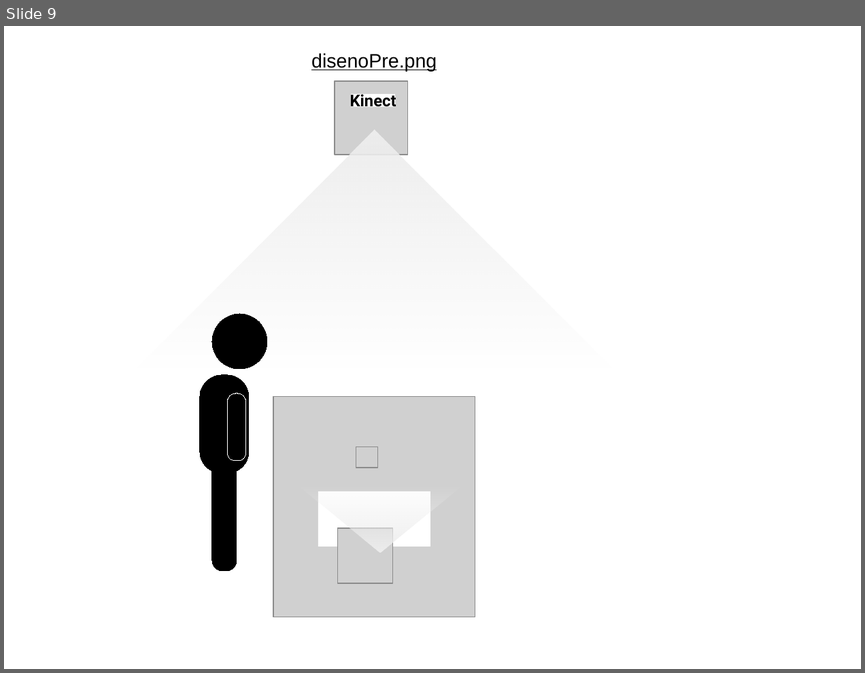
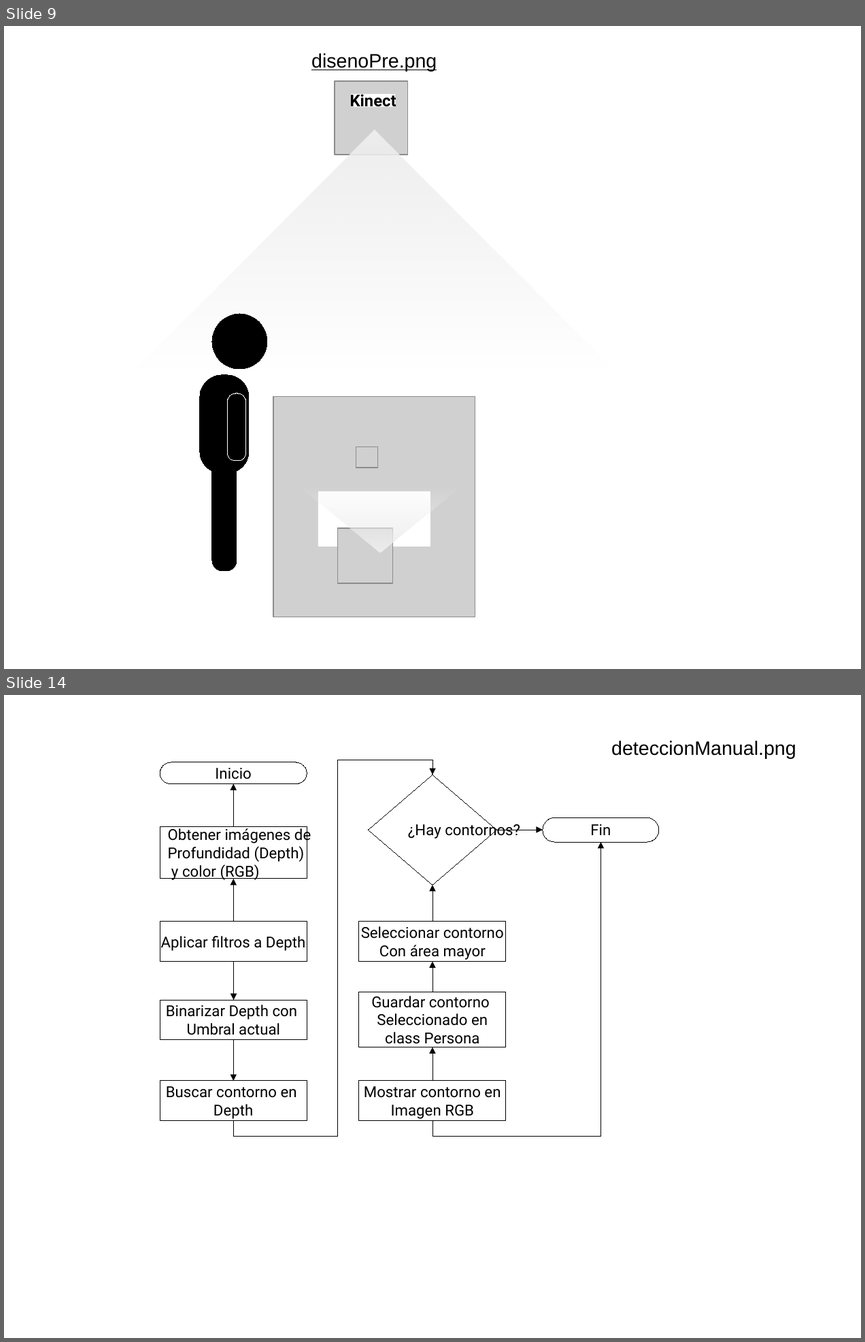
Before and after one commit to yadyguitar/Tesis, a slide deck: documentación/tesis/Diagramas.odp. Shown one above the other, each under a label of ours: slide 9 before the commit, slides 9 and 14 after it; the slides between them are not shown. The pictures are 865x673 and 865x1342 pixels, drawn with LibreOffice and Linux fonts; fonts in the diff are those of the drawing; grey boxes stand for pictures. Boxes give left, top, right and bottom in pixels: in the first picture for what was removed or moved away, otherwise in the second. Text is boxed around its words. In the diff, an @@ line names an element or a change of style, - is before the commit and + after.

Commit message:
actualizacion

```diff
--- a/documentación/tesis/Diagramas.odp
+++ b/documentación/tesis/Diagramas.odp
@@ slide 14 added at [4,695,861,1338], background #FFFFFF @@
@@ text added at [611,741,796,758], 18 pt, text #000000 @@
+deteccionManual.png
@@ rounded rectangle added at [160,762,307,784], fill #FFFFFF, outline #000000 0 pt, 14 pt, text #000000 @@
+Inicio
@@ elbow arrow added from (233, 1120) to (432, 775), #000000 0 pt @@
@@ diamond added at [368,775,497,885], fill #FFFFFF, outline #000000 0 pt, 14 pt, text #000000 @@
+¿Hay contornos?
@@ elbow arrow added from (233, 826) to (233, 783), #000000 0 pt @@
@@ rectangle added at [160,826,307,879], fill #FFFFFF, outline #000000 0 pt, 14 pt, text #000000 @@
+Obtener imágenes de
+Profundidad (Depth)
+y color (RGB)
@@ elbow arrow added from (497, 830) to (543, 830), #000000 0 pt @@
@@ rounded rectangle added at [543,817,660,842], fill #FFFFFF, outline #000000 0 pt, 14 pt, text #000000 @@
+Fin
@@ elbow arrow added from (432, 1120) to (601, 842), #000000 0 pt @@
@@ elbow arrow added from (233, 921) to (233, 879), #000000 0 pt @@
@@ elbow arrow added from (432, 921) to (432, 885), #000000 0 pt @@
@@ rectangle added at [160,921,307,961], fill #FFFFFF, outline #000000 0 pt, 14 pt, text #000000 @@
+Aplicar filtros a Depth
@@ rectangle added at [360,921,507,961], fill #FFFFFF, outline #000000 0 pt, 14 pt, text #000000 @@
+Seleccionar contorno
+Con área mayor
@@ elbow arrow added from (233, 962) to (233, 1000), #000000 0 pt @@
@@ elbow arrow added from (432, 992) to (432, 962), #000000 0 pt @@
@@ rectangle added at [160,1000,307,1040], fill #FFFFFF, outline #000000 0 pt, 14 pt, text #000000 @@
+Binarizar Depth con
+Umbral actual
@@ rectangle added at [360,992,507,1047], fill #FFFFFF, outline #000000 0 pt, 14 pt, text #000000 @@
+Guardar contorno
+Seleccionado en
+class Persona
@@ elbow arrow added from (233, 1040) to (233, 1081), #000000 0 pt @@
@@ elbow arrow added from (432, 1081) to (432, 1047), #000000 0 pt @@
@@ rectangle added at [160,1081,307,1120], fill #FFFFFF, outline #000000 0 pt, 14 pt, text #000000 @@
+Buscar contorno en
+Depth
@@ rectangle added at [360,1081,507,1120], fill #FFFFFF, outline #000000 0 pt, 14 pt, text #000000 @@
+Mostrar contorno en
+Imagen RGB
```
Also in this commit, not shown: 5 other slides added, 18 other files.
